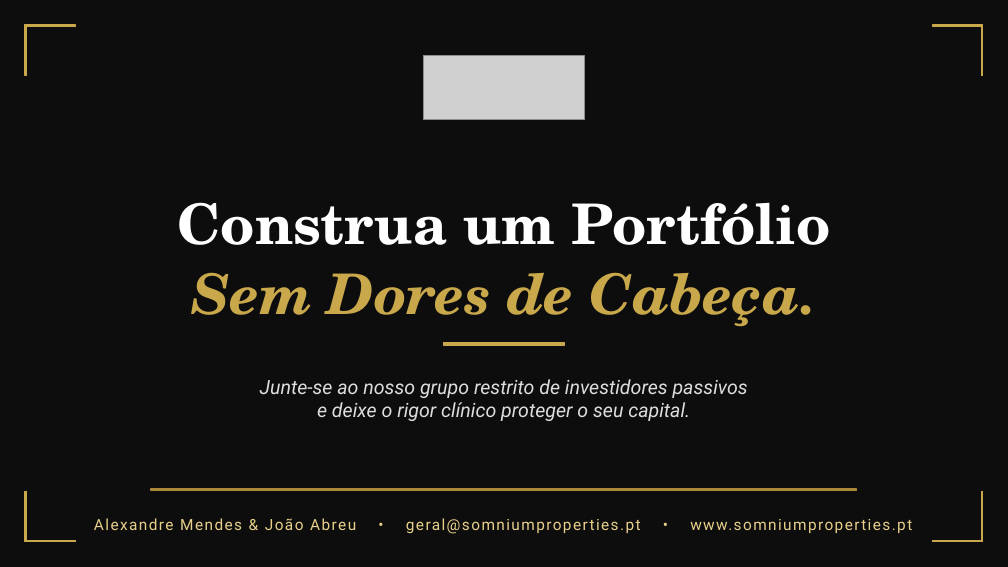
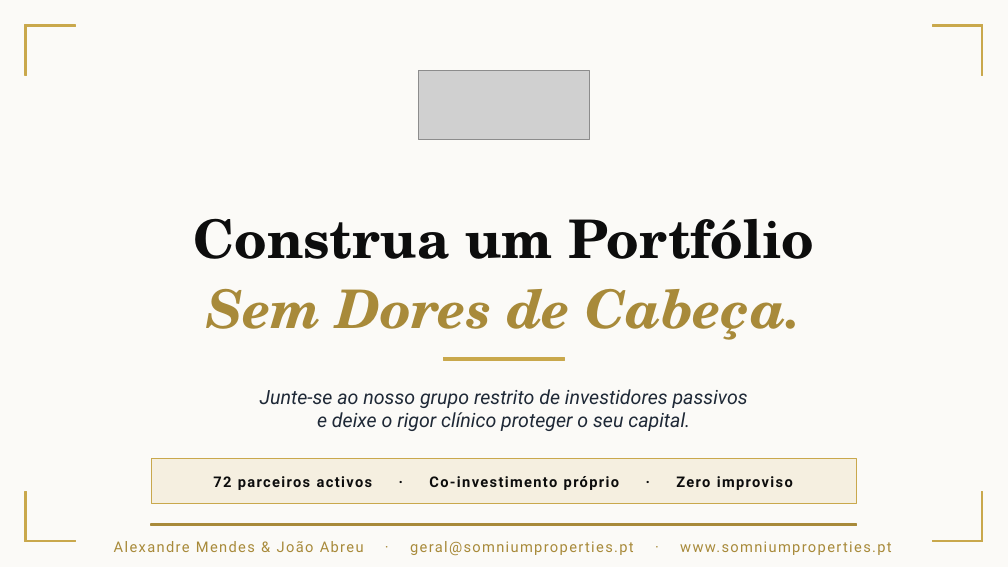
Before and after one commit to somniumprs-source/SomniumProperties-Dashboard, a slide deck: slide 10 of Apresentacao_Investidores_Marco_2026.pptx (slide 14 before the commit). Drawn at 1008x567 pixels with LibreOffice and Linux fonts; fonts in the diff are those of the drawing; grey boxes stand for pictures. Boxes give left, top, right and bottom in pixels: in the first picture for what was removed or moved away, otherwise in the second. Text is boxed around its words. In the diff, an @@ line names an element or a change of style, - is before the commit and + after.

```diff
--- a/Apresentacao_Investidores_Marco_2026.pptx
+++ b/Apresentacao_Investidores_Marco_2026.pptx
@@ background #0D0D0D to #FBFAF7 @@
@@ picture: place and size @@
-picture at (423, 55, 585, 120)
+picture at (418, 71, 590, 139)
@@ text "Construa um Portfólio" at (193, 218, 814, 259): size 40 to 38 pt, text colour #FFFFFF to #0D0D0D @@
@@ text "Sem Dores de Cabeça." at (207, 289, 800, 340): size 40 to 38 pt, text colour #C9A84C to #A88A3A @@
@@ 2 texts, 1 rectangle: place and size @@
-2 texts, 1 rectangle at (177, 202, 831, 346)
+2 texts, 1 rectangle at (193, 218, 814, 361)
@@ text "Junte-se ao nosso grupo restrito ...": place and size @@
-text "Junte-se ao nosso grupo restrito ..." at (260, 379, 748, 421)
+text "Junte-se ao nosso grupo restrito ..." at (260, 389, 748, 431)
@@ text "Junte-se ao nosso grupo restrito ..." at (260, 389, 748, 431): text colour #DDDDDD to #1F2937 @@
@@ rectangle: place and size @@
-rectangle at (151, 489, 857, 490)
+rectangle at (151, 459, 857, 504)
@@ rectangle at (151, 459, 857, 504): fill #A88A3A to #F5EFE0; outline #A88A3A 1 pt to #C9A84C 0.75 pt @@
@@ text added at (213, 476, 793, 490), 10.5 pt, text #0D0D0D, bold @@
+72 parceiros activos · Co-investimento próprio · Zero improviso
@@ rectangle added at (151, 524, 857, 525), fill #A88A3A, outline #A88A3A 1 pt @@
@@ text at (114, 541, 892, 556): text changed; size 11 to 10.5 pt; text colour #E8D08A to #A88A3A @@
-Alexandre Mendes & João Abreu • geral@somniumproperties.pt • www.somniumproperties.pt
+Alexandre Mendes & João Abreu · geral@somniumproperties.pt · www.somniumproperties.pt
```
Also in this commit, not shown: 7 other slides changed, 2 slides added, 6 slides removed, 3 other files.
